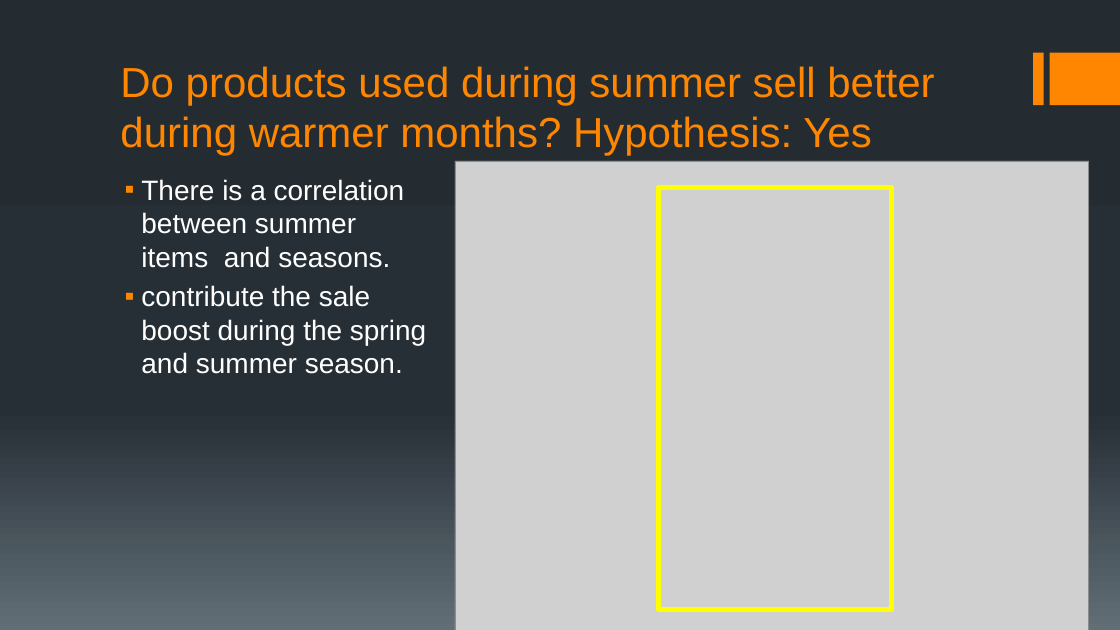
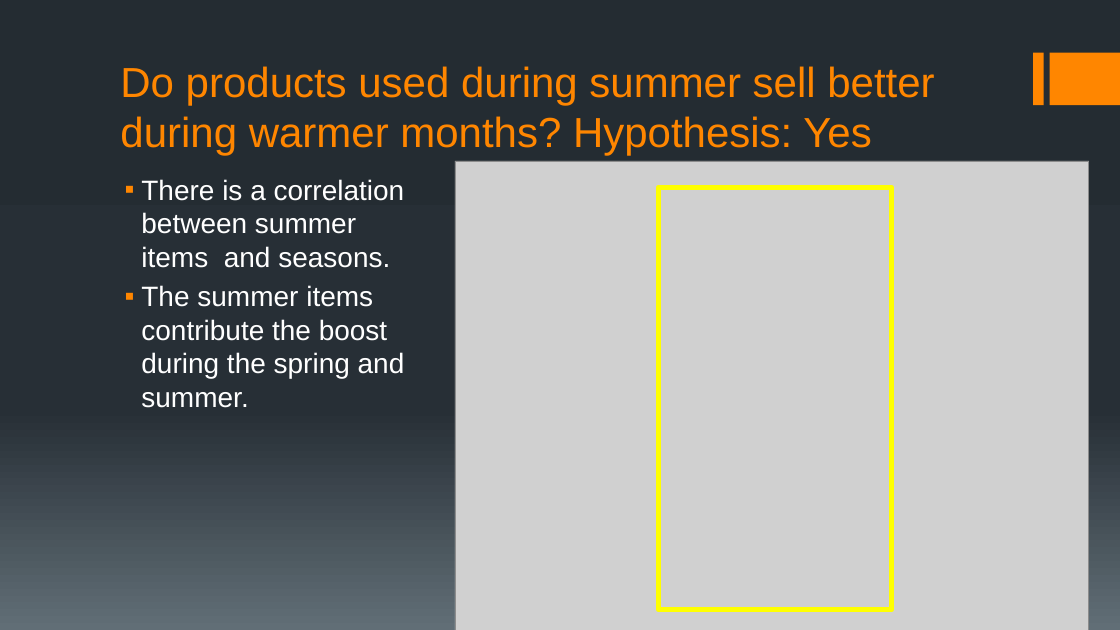
Before and after one commit to warnerm06/Amazon-Sales-Analysis, a slide deck: slide 14 of amazon-final.pptx. Drawn at 1120x630 pixels with LibreOffice and Linux fonts; fonts in the diff are those of the drawing; grey boxes stand for pictures. Boxes give left, top, right and bottom in pixels: in the first picture for what was removed or moved away, otherwise in the second. Text is boxed around its words. In the diff, an @@ line names an element or a change of style, - is before the commit and + after.

```diff
--- a/amazon-final.pptx
+++ b/amazon-final.pptx
@@ text at <box>141,285,405,408</box>: text changed @@
-▪ contribute the sale boost during the spring and summer season.
+▪ The summer items contribute the boost during the spring and summer.
```
Also in this commit, not shown: 5 other slides changed.
